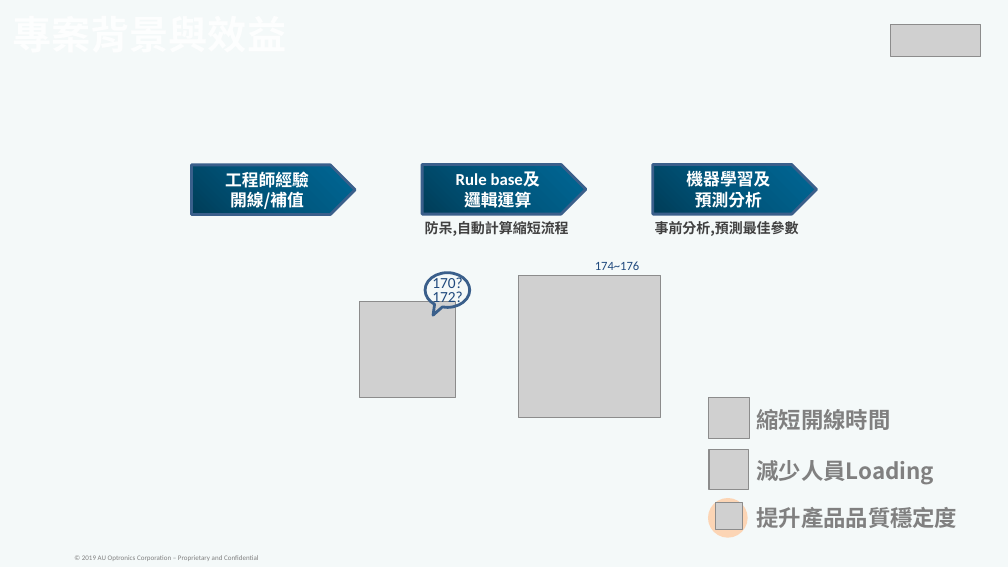
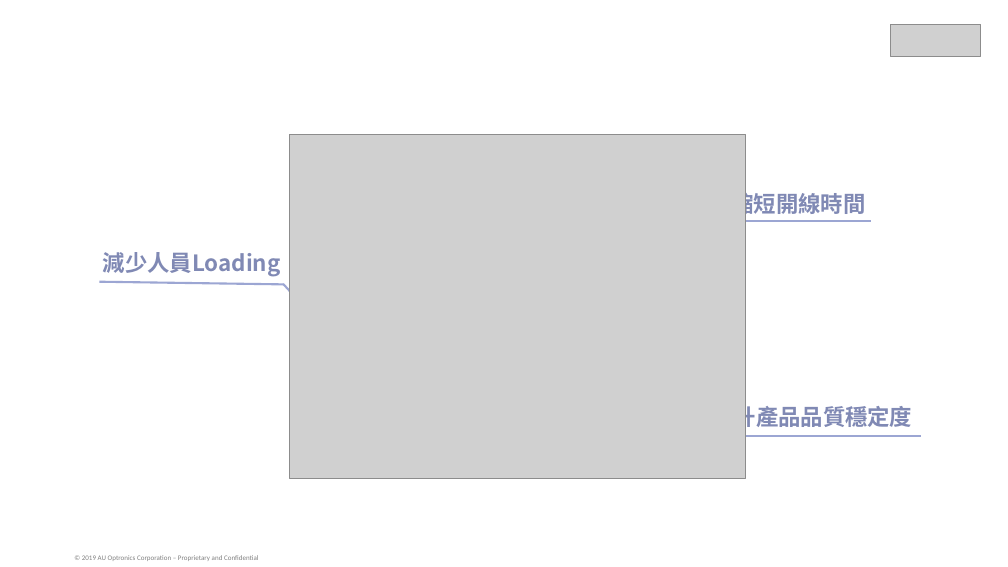
Before and after one commit to DorisssChan/web-crawler, a slide deck: slide 4 of 20200723_CD_詹惠婷.pptx. Drawn at 1008x567 pixels with LibreOffice and Linux fonts; fonts in the diff are those of the drawing; grey boxes stand for pictures; background and template pictures are left out. Boxes give left, top, right and bottom in pixels: in the first picture for what was removed or moved away, otherwise in the second. Text is boxed around its words. In the diff, an @@ line names an element or a change of style, - is before the commit and + after.

```diff
--- a/20200723_CD_詹惠婷.pptx
+++ b/20200723_CD_詹惠婷.pptx
@@ title at (2,5,1008,134): text changed @@
-專案背景與效益
+專案效益
@@ picture added at (289,134,746,479) @@
@@ pentagon arrow removed at (192,165,355,215) @@
-工程師經驗
-開線/補值
@@ pentagon arrow removed at (422,164,586,214) @@
-Rule base及
-邏輯運算
@@ pentagon arrow removed at (653,164,816,214) @@
-機器學習及
-預測分析
@@ text colour #808080 to gradient #5A617F to #808AB5 to #98A3D7 in 3 elements at (711,403,912,431), (103,252,281,277), (732,189,866,217) @@
@@ text "縮短開線時間": place and size @@
-text "縮短開線時間" at (756,409,890,430)
+text "縮短開線時間" at (732,189,866,217)
@@ text removed at (425,221,569,236) @@
-防呆,自動計算縮短流程
@@ text removed at (655,221,799,236) @@
-事前分析,預測最佳參數
@@ line added from (727, 222) to (871, 222), #9CA6D3 1.5 pt @@
@@ text "減少人員Loading": place and size @@
-text "減少人員Loading" at (756,460,934,484)
+text "減少人員Loading" at (103,252,281,277)
@@ text removed at (595,261,640,270) @@
-174~176
@@ line added from (283, 284) to (100, 282), #9CA6D3 1.5 pt @@
@@ line added from (324, 328) to (283, 284), #9CA6D3 1.5 pt @@
@@ group removed at (360,273,470,398): 2 texts, 1 picture, 1 speech bubble @@
-170?
-172?
@@ picture removed at (519,275,661,417) @@
@@ text "提升產品品質穩定度": place and size @@
-text "提升產品品質穩定度" at (756,507,957,528)
+text "提升產品品質穩定度" at (711,403,912,431)
@@ picture removed at (709,397,749,437) @@
@@ line added from (708, 436) to (920, 436), #9CA6D3 1.5 pt @@
@@ picture removed at (709,450,748,489) @@
@@ ellipse removed at (708,498,747,537) @@
@@ picture removed at (716,502,743,529) @@
```
Also in this commit, not shown: 5 other slides changed, 5 slides added, 1 slide removed.
